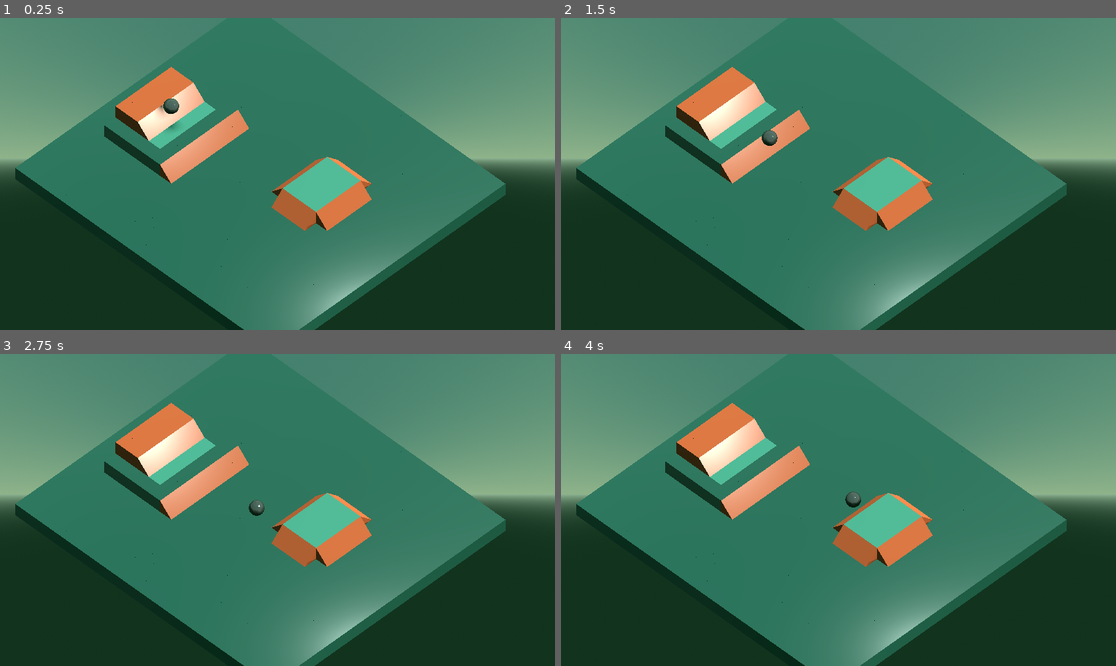
Above: before the commit, frames 1-4 (two rows, left to right).
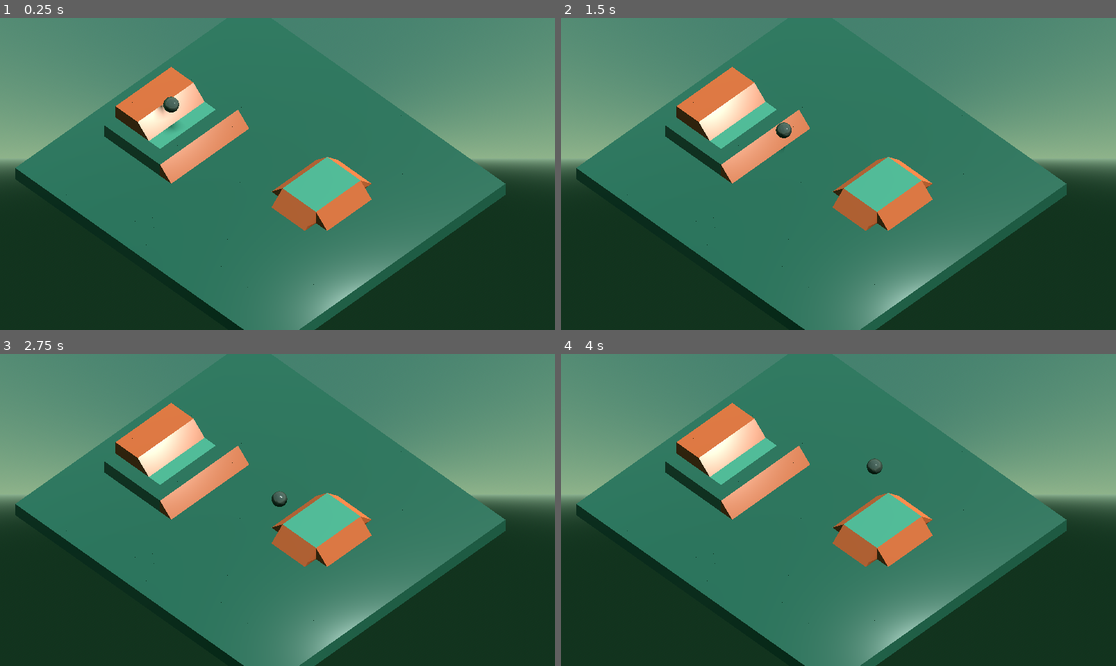
Above: after the commit, the same moments.

Repository: danbolt/marble-badness
Game: Godot game, scene res://gameplay.tscn
Two runs of this game, one before a commit and one after it. Both use one fixed random seed, a clock stepped at 60 frames per second and the inputs below.
Inputs:
- Up to frame 1 (0.25 s): no input
- Up to frame 2 (1.5 s): hold D (move_right) 0.53-1.28 s; hold S (move_backward) from 1.28 s (still down)
- Up to frame 3 (2.75 s): release S (move_backward) at 2.03 s; hold D (move_right) from 2.03 s (still down)
- Up to frame 4 (4 s): release D (move_right) at 2.78 s; hold W (move_forward) 2.78-3.53 s; hold Left (move_left) from 3.53 s (still down)

The runs differ from the first frame. In frame 1, less than 0.1% of the frame differs, in the area x 29-33%, y 25-31%; in frame 2, 0.2%, in the area x 36-42%, y 33-42%; in frame 3, 0.2%; in frame 4, 0.2%.

Commit message:
Lower physics tick rate for perf

Diff:
--- a/project.godot
+++ b/project.godot
@@ -48,7 +48,9 @@
 
 [physics]
 
+common/physics_ticks_per_second=20
 3d/physics_engine="Jolt Physics"
+common/physics_interpolation=true
 
 [rendering]
 
